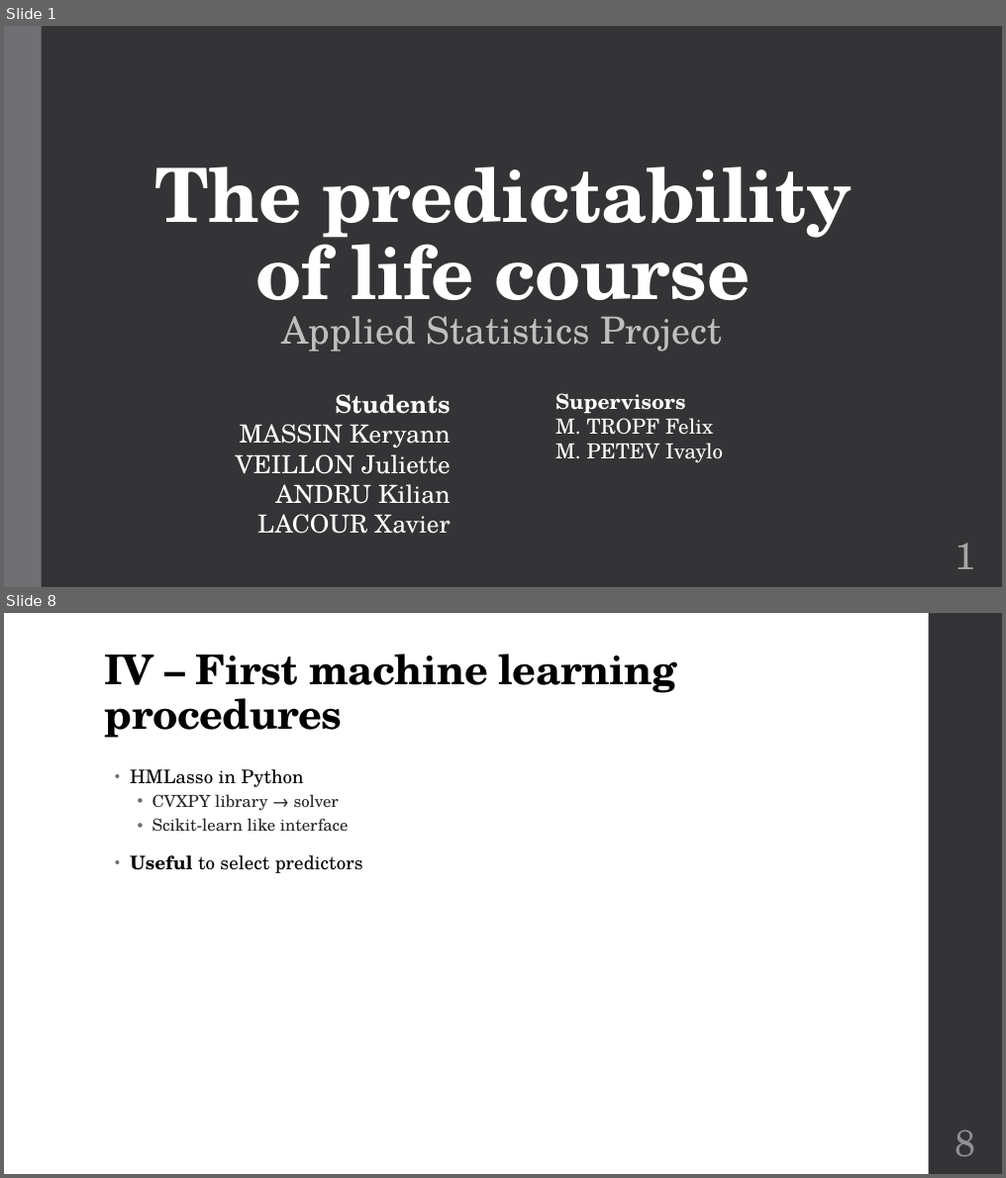
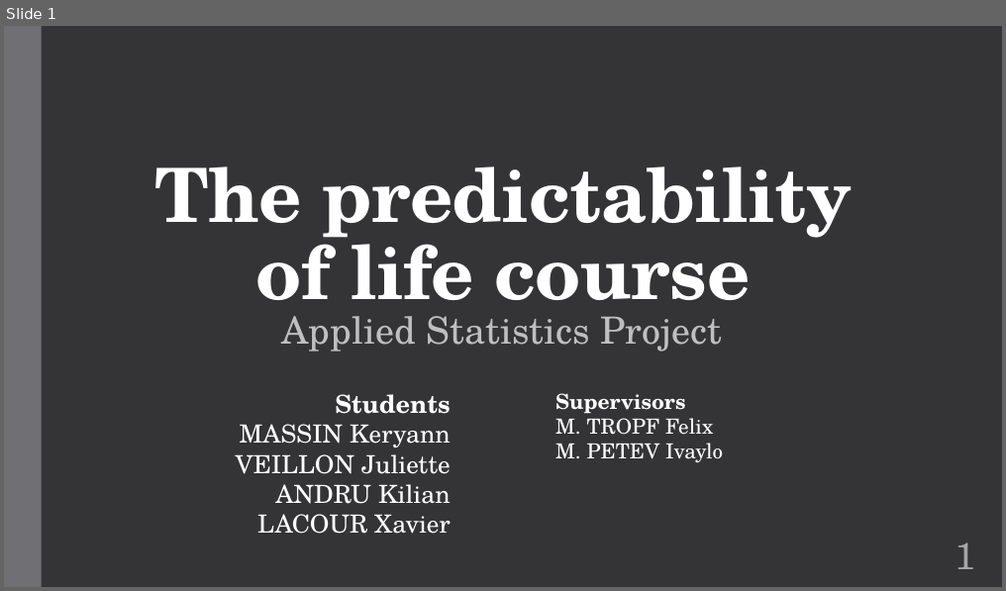
Before and after one commit to jveillon/Projet_Statapp, a slide deck: Soutenance/Soutenance - Présentation.pptx. Shown one above the other, each under a label of ours: slides 1 and 8 before the commit, slide 1 after it; the slides between them are not shown. The pictures are 1006x1178 and 1006x591 pixels, drawn with LibreOffice and Linux fonts; fonts in the diff are those of the drawing. Boxes give left, top, right and bottom in pixels: in the first picture for what was removed or moved away, otherwise in the second. Text is boxed around its words. In the diff, an @@ line names an element or a change of style, - is before the commit and + after.

```diff
--- a/Soutenance/Soutenance - Présentation.pptx
+++ b/Soutenance/Soutenance - Présentation.pptx
@@ slide 8 removed at bbox=[4, 613, 1002, 1174], background #FFFFFF @@
@@ rectangle removed at bbox=[929, 613, 1002, 1174] @@
@@ title removed at bbox=[105, 654, 677, 738] @@
-IV – First machine learning procedures
@@ text removed at bbox=[130, 769, 363, 873] @@
-• HMLasso in Python
-  • CVXPY library → solver
-  • Scikit-learn like interface
-• Useful to select predictors
@@ page number removed at bbox=[955, 1130, 976, 1157] @@
-8
```
Also in this commit, not shown: 16 slides changed, 4 slides added, 4 other slides removed, 5 other files.
